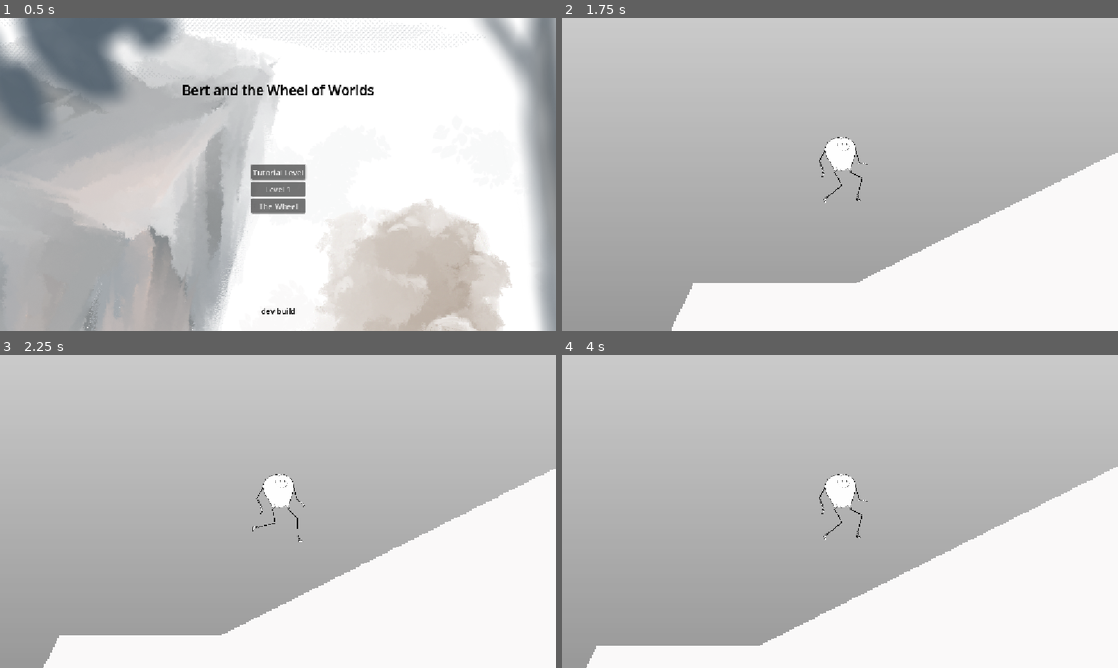
Above: before the commit, frames 1-4 (two rows, left to right).
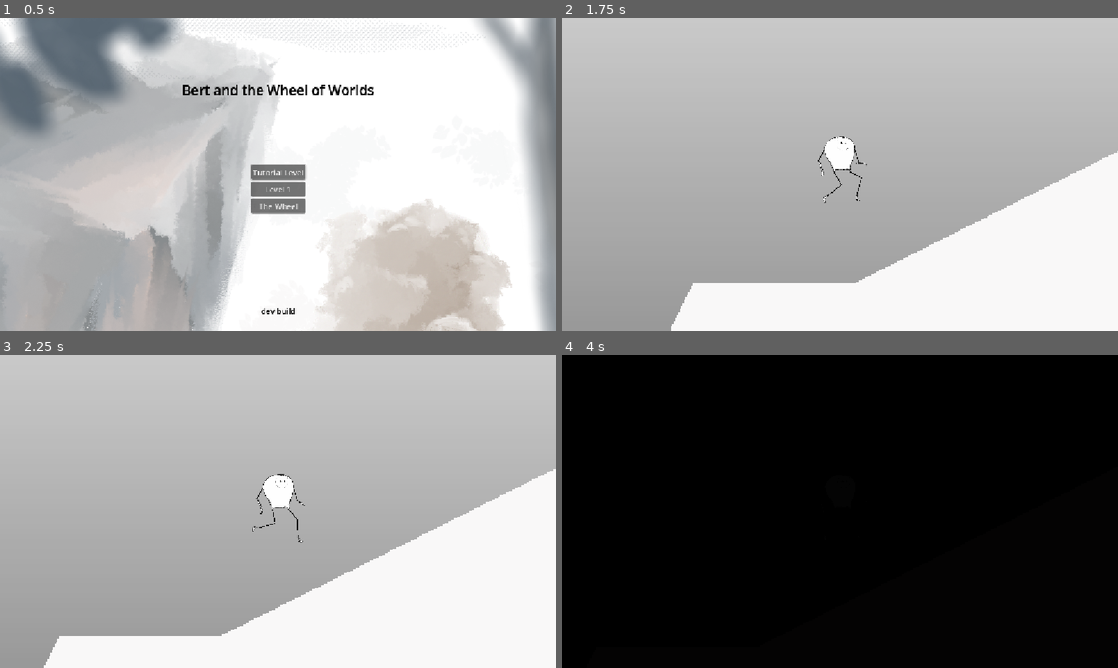
Above: after the commit, the same moments.

Repository: markguinn/wheel-of-worlds
Game: Godot game, scene res://main.tscn
Two runs of this game, one before a commit and one after it. Both use one fixed random seed, a clock stepped at 60 frames per second and the inputs below.
Inputs:
- Up to frame 1 (0.5 s): no input
- Up to frame 2 (1.75 s): click "Tutorial Level" at 0.5 s; tap Enter (interact) at 1.25 s; hold Right (right) from 1.28 s (still down); hold Enter (interact) from 1.28 s (still down); tap Space (jump) at 1.52 s; tap 1 at 1.55 s
- Up to frame 3 (2.25 s): keep holding Right (right); tap Space (jump) at 1.82 s; release Enter (interact) at 2.03 s; tap 1 at 2.1 s
- Up to frame 4 (4 s): tap Space (jump) at 2.27, 2.57, 3.77 s; tap 2 at 2.3, 2.85 s; release Right (right) at 2.78 s; hold Left (left) 2.78-3.53 s; tap 3 at 3.05, 3.6 s; hold Right (right) from 3.53 s (still down); tap 4 at 3.8 s

Frame 1 is identical in both runs. In frame 2, 0.3% of the frame differs, in the area x 19-100%, y 37-100%; in frame 3, 0.3%; in frame 4, 100%, in the area x 0-100%, y 0-100%.

Commit message:
Add VFX global node with methods for screen shakes, flashes, and fades

Diff:
--- a/globals/game_manager.gd
+++ b/globals/game_manager.gd
@@ -6,28 +6,45 @@
 ########################################################
 
 
-# Returns the parent node for the active screen or stage
+# we can use this to enable/disable logging, cheats, debug visuals, etc
+const DEV_MODE = true
+
+
+## Returns the parent node for the active screen or stage
 func get_container() -> Node2D:
 	return get_tree().get_first_node_in_group("scene_container")
 
 
+## Returns the root of the current active scene
+func get_active_scene() -> Node:
+	return get_container().get_child(0)
+
+
+## Returns the currently active player
 func get_player() -> Player:
 	return get_tree().get_first_node_in_group("player")
 
 
+## Load in a new scene. For playable stages, params can generally have a "target_portal"
+## key to indicate where you're coming into the level. Maybe that's the only one we'll
+## have. Maybe there will be more. Who knows.
 # TODO: can we keep the instances or the loaded scene in memory?
-func change_scene(new_scene_path: String, params = {}) -> void:
+func change_scene(new_scene_path: String, params = {}, fade = false) -> void:
 	print("[GameManager] changing to ", new_scene_path)
 	var container := get_container()
-	var cur_scene: Node = container.get_child(0)
+	var cur_scene := get_active_scene()
 	var new_scene: Resource = load(new_scene_path)
 	var new_instance: Node = new_scene.instantiate()
 
-	# TODO: fade or do something nice
+	if fade:
+		await VFX.fade_out().finished
 
 	container.add_child(new_instance)
 	container.remove_child(cur_scene)
 	cur_scene.queue_free()
 	StateManager.manage_scene.call_deferred(new_instance, new_scene_path, params)
 
+	if fade:
+		VFX.fade_in()
+
 	# TODO: show/hide hud - maybe new_instance can have a is_hud_visible()->bool method? or maybe we just always hide the hud when the scene changes and each scene can call GameManager.show_hud()?
--- /dev/null
+++ b/globals/vfx.gd
@@ -0,0 +1,144 @@
+extends Node
+
+#################################################################
+# Global VFX (screenshake etc) and shared constants.
+# Common utility methods are also welcome here.
+#################################################################
+
+const SHAKE_SPEED = 1.0
+const STRENGTH_MULTIPLIER = 16.0 # convert 1.0 strength to pixels
+
+# Intensity constants
+const QUAKE = 1.0
+const TREMOR = 0.5
+
+# Timing constants
+const SHORT = 0.3
+const MID = 0.7
+const LONG = 1.0
+const EXTENDED = 2.0
+
+# Types of screen flash. See "flash" method below for details.
+enum Flash { NONE, NEUTRAL, LIGHT, DARK, STARK, BLAND }
+
+
+@onready var noise := FastNoiseLite.new()
+var shake_strength: float = 0.0
+var shake_decay: float = 1.0
+var flash_tween: Tween
+
+
+## Timesaver for shake + flash. Use flash_intensity_ratio if you want a stronger shake than flash.
+func hit(seconds = MID, intensity = QUAKE, flash_type = Flash.NEUTRAL, flash_intensity_ratio = 1.0, controller_shake = true) -> void:
+	shake(seconds, intensity, controller_shake)
+	if flash_type != Flash.NONE:
+		flash(seconds, intensity * flash_intensity_ratio, flash_type)
+
+
+## Screen shake with optional controller shake
+func shake(seconds = MID, intensity = QUAKE, controller_shake = true) -> void:
+	var new_strength = intensity * STRENGTH_MULTIPLIER
+	if new_strength <= shake_strength or seconds <= 0.0:
+		return
+	shake_strength = new_strength
+	shake_decay = new_strength / seconds
+
+	var weak_vibes := 0.0
+	var strong_vibes := 0.0
+	if intensity > TREMOR:
+		strong_vibes = clampf((intensity - 0.5) * 2.0, 0.0, 1.0)
+	else:
+		weak_vibes = clampf(intensity * 2.0, 0.0, 1.0)
+	if controller_shake:
+		Input.start_joy_vibration(0, weak_vibes, strong_vibes, seconds)
+
+
+## Screen flash only
+## NEUTRAL is only bloom.
+## LIGHT/DARK adds brightness.
+## STARK and BLAND add saturation as well.
+## We'll probably need to tweak these as the real art and lighting evolves.
+func flash(seconds = MID, intensity = QUAKE, type = Flash.NEUTRAL) ->void:
+	var env := _get_world_env()
+	if env and type != Flash.NONE:
+		if flash_tween and flash_tween.is_running():
+			flash_tween.stop()
+		flash_tween = create_tween()
+		flash_tween.set_ease(Tween.EASE_IN)
+		flash_tween.set_parallel(true)
+		env.environment.glow_bloom = intensity
+		match type:
+			Flash.LIGHT:
+				env.environment.adjustment_brightness = 1.0 + 2.0 * intensity
+			Flash.DARK:
+				env.environment.glow_bloom = 0.0 # bloom doesn't look nice with this one
+				env.environment.adjustment_brightness = 1.0 - intensity * 1.2
+			Flash.STARK:
+				env.environment.adjustment_contrast = 1.0 + intensity * 0.5
+				env.environment.adjustment_saturation = 1.0 + intensity * 5.0
+			Flash.BLAND:
+				env.environment.adjustment_saturation = 1.0 - intensity
+		flash_tween.tween_property(env.environment, "glow_bloom", 0.0, seconds)
+		flash_tween.tween_property(env.environment, "adjustment_brightness", 1.0, seconds)
+		flash_tween.tween_property(env.environment, "adjustment_contrast", 1.0, seconds)
+		flash_tween.tween_property(env.environment, "adjustment_saturation", 1.0, seconds)
+
+
+## Fade the whole screen or a single node in or out
+# TODO: this doesn't actually fade the title screen in and out, which is weird
+# It's because it's a canvas layer, which isn't affected by the modulate on the container or the root node
+# and doesn't have a modulate property of its own.
+func fade(seconds = MID, node = null, to_color = Color.TRANSPARENT) -> Tween:
+	if not node:
+		node = GameManager.get_container().get_parent()
+	var tween = node.create_tween()
+	tween.set_ease(Tween.EASE_IN)
+	tween.tween_property(node, "modulate", to_color, seconds)
+	return tween
+
+
+## Fade a given node to transparency or fade the whole screen to black
+func fade_out(seconds = MID, node = null) -> Tween:
+	return fade(seconds, node, Color.TRANSPARENT if node else Color.BLACK)
+
+
+## Fade a given node (or the whole screen) from its current modulate value to white
+func fade_in(seconds = MID, node = null):
+	return fade(seconds, node, Color.WHITE)
+
+
+func _get_world_env() -> WorldEnvironment:
+	return get_tree().get_first_node_in_group("world_environment")
+
+
+func _process(delta: float) -> void:
+	var cam = get_viewport().get_camera_2d()
+	if not cam: return
+	if shake_strength > 0.0:
+		shake_strength = move_toward(shake_strength, 0.0, shake_decay * delta)
+		var noise_idx := Time.get_ticks_msec() * SHAKE_SPEED
+		var shake_offset := Vector2(
+			noise.get_noise_2d(1, noise_idx),
+			noise.get_noise_2d(100, noise_idx),
+		)
+		cam.offset = shake_offset * shake_strength
+
+
+# This is just for testing. We should remove it before release
+func _input(event: InputEvent) -> void:
+	if GameManager.DEV_MODE and event is InputEventKey and event.pressed and not event.is_echo():
+		match event.physical_keycode:
+			KEY_1:
+				shake(SHORT, TREMOR)
+			KEY_2:
+				hit(LONG, QUAKE, Flash.NEUTRAL)
+			KEY_3:
+				hit(LONG, QUAKE, Flash.LIGHT)
+			KEY_4:
+				hit(LONG, QUAKE, Flash.DARK)
+			KEY_5:
+				hit(LONG, QUAKE, Flash.STARK)
+			KEY_6:
+				hit(LONG, QUAKE, Flash.BLAND)
+			KEY_7:
+				flash(MID, MID, Flash.NEUTRAL)
--- a/main.tscn
+++ b/main.tscn
@@ -5,6 +5,14 @@
 [ext_resource type="AudioStream" uid="uid://1qa8bxx13qs2" path="res://_temp_replace_me_please/temp-layer2.mp3" id="3_lquwl"]
 [ext_resource type="AudioStream" uid="uid://bflttih4i7ucd" path="res://_temp_replace_me_please/temp-layer3b.mp3" id="4_7mycd"]
 [ext_resource type="AudioStream" uid="uid://b50w8ka84lngi" path="res://_temp_replace_me_please/temp-wheel.mp3" id="5_lquwl"]
+
+[sub_resource type="Environment" id="Environment_lquwl"]
+background_mode = 3
+ambient_light_source = 1
+reflected_light_source = 1
+glow_enabled = true
+glow_intensity = 0.5
+adjustment_enabled = true
 
 [sub_resource type="AudioStreamInteractive" id="AudioStreamInteractive_272bh"]
 clip_count = 4
@@ -176,6 +184,9 @@
 
 [node name="Main" type="Node2D" unique_id=1319895979]
 
+[node name="WorldEnvironment" type="WorldEnvironment" parent="." unique_id=725012286 groups=["world_environment"]]
+environment = SubResource("Environment_lquwl")
+
 [node name="Container" type="Node2D" parent="." unique_id=1880419414 groups=["scene_container"]]
 
 [node name="TitleScreen" parent="Container" unique_id=162755854 instance=ExtResource("1_ig7tw")]
--- a/project.godot
+++ b/project.godot
@@ -29,6 +29,7 @@
 StateManager="*uid://1wumj61m8a4e"
 GrabBoxManager="*uid://clgun121kw42n"
 AudioManager="*uid://dl6qiwmawjdvr"
+VFX="*uid://jmlethaw3ljf"
 
 [display]
 
@@ -41,6 +42,7 @@
 persisted=""
 portals=""
 background_music=""
+world_environment=""
 
 [gui]
 
@@ -118,3 +120,4 @@
 textures/canvas_textures/default_texture_filter=0
 renderer/rendering_method="gl_compatibility"
 renderer/rendering_method.mobile="gl_compatibility"
+environment/defaults/default_clear_color=Color(0, 0, 0, 1)
Not shown, added: globals/vfx.gd.uid
